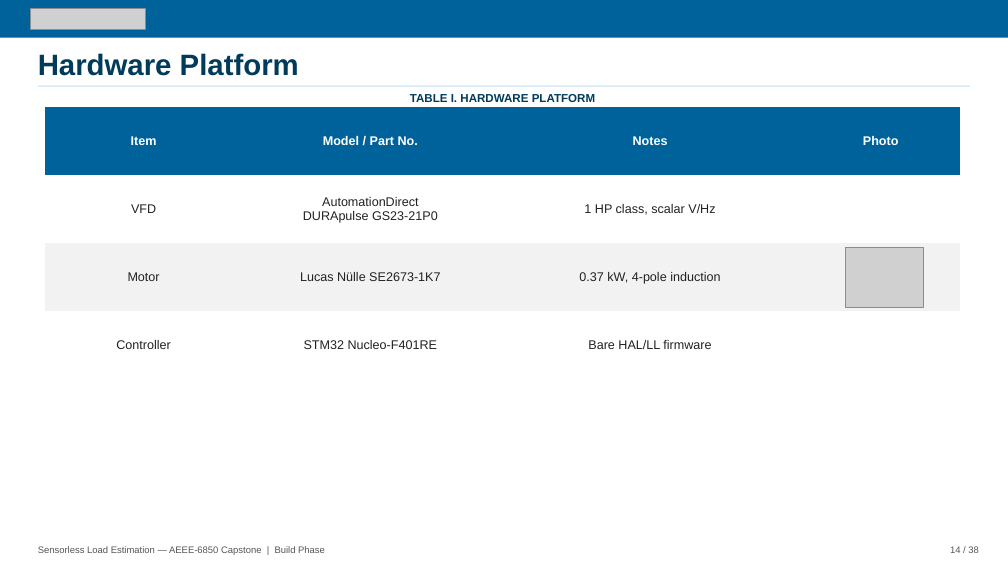
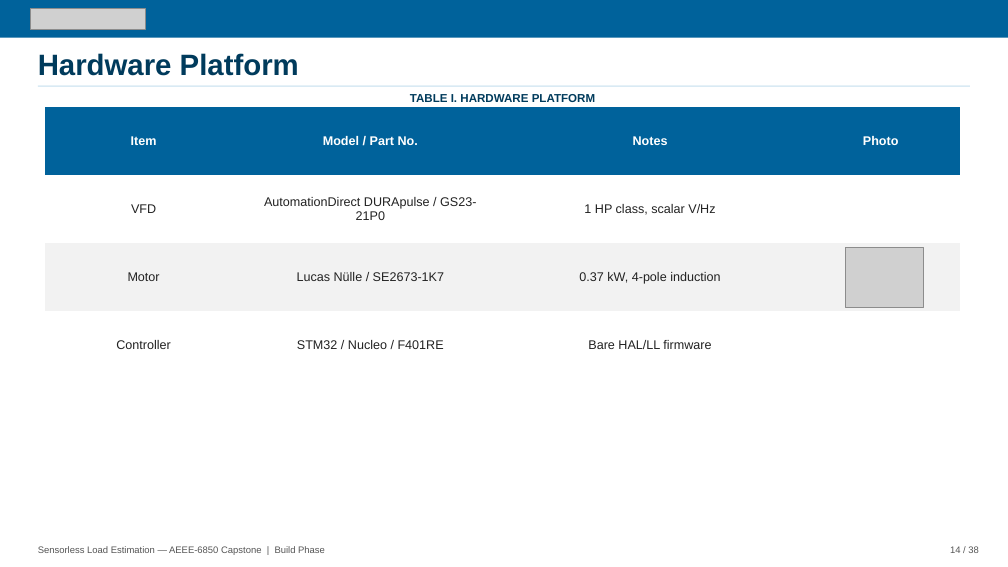
Before and after one commit to David-4529/Capstone, a slide deck: slide 14 of docs/paper/Sensorless_Load_Estimation_Deck.pptx. Drawn at 1008x567 pixels with LibreOffice and Linux fonts; fonts in the diff are those of the drawing; grey boxes stand for pictures. Boxes give left, top, right and bottom in pixels: in the first picture for what was removed or moved away, otherwise in the second. Text is boxed around its words. In the diff, an @@ line names an element or a change of style, - is before the commit and + after.

```diff
--- a/docs/paper/Sensorless_Load_Estimation_Deck.pptx
+++ b/docs/paper/Sensorless_Load_Estimation_Deck.pptx
@@ table at <box>45,107,960,380</box> @@
-row 2, column 2: AutomationDirect / DURApulse GS23-21P0
+row 2, column 2: AutomationDirect DURApulse / GS23-21P0
-row 3, column 2: Lucas Nülle SE2673-1K7
+row 3, column 2: Lucas Nülle / SE2673-1K7
-row 4, column 2: STM32 Nucleo-F401RE
+row 4, column 2: STM32 / Nucleo / F401RE
```
Also in this commit, not shown: 2 other slides changed.
